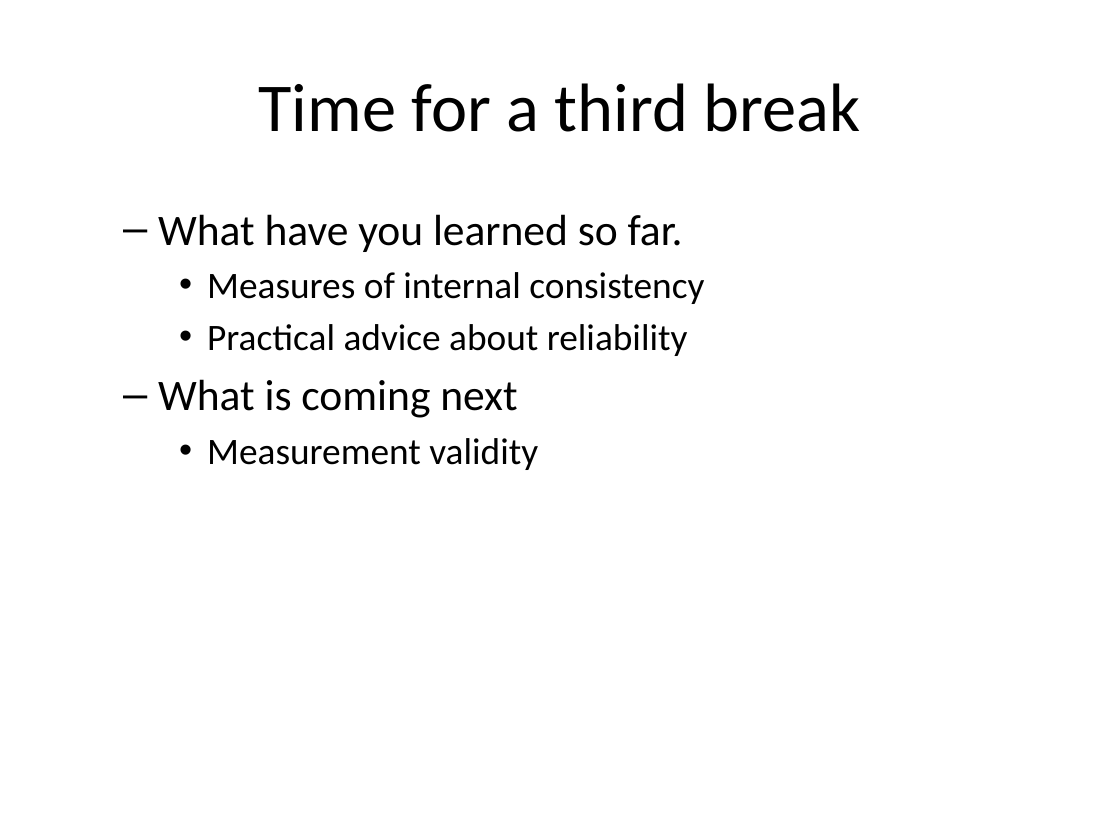
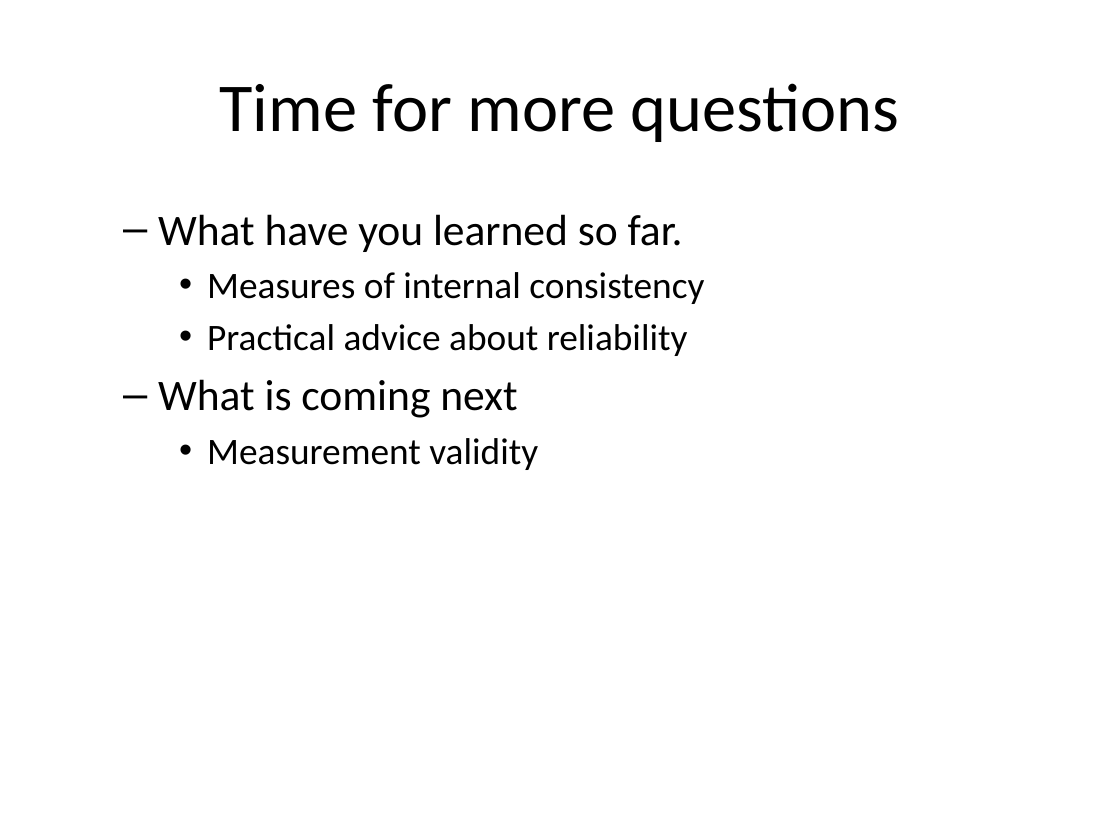
Before and after one commit to pmean/reliability-and-validity, a slide deck: slide 24 of src/rav.pptx (slide 23 before the commit). Drawn at 1120x840 pixels with LibreOffice and Linux fonts; fonts in the diff are those of the drawing. Boxes give left, top, right and bottom in pixels: in the first picture for what was removed or moved away, otherwise in the second. Text is boxed around its words. In the diff, an @@ line names an element or a change of style, - is before the commit and + after.

```diff
--- a/src/rav.pptx
+++ b/src/rav.pptx
@@ title at box(220, 83, 900, 142): text changed @@
-Time for a third break
+Time for more questions
```
Also in this commit, not shown: 15 other slides changed, 18 slides added, 5 slides removed, 3 other files.
